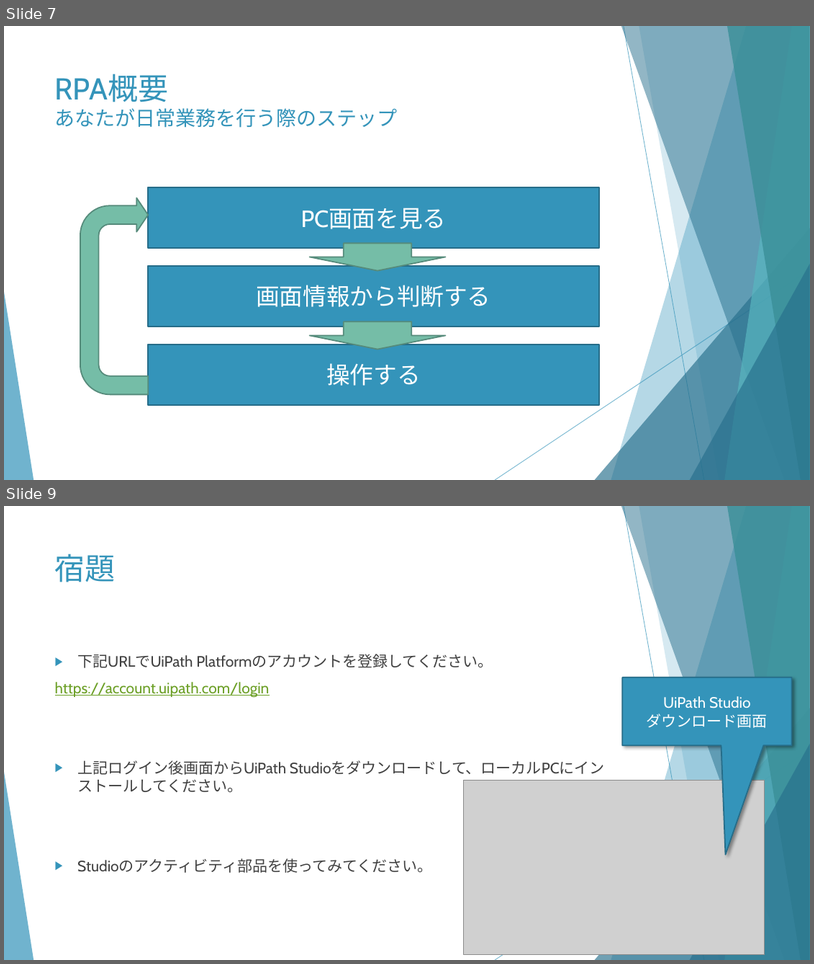
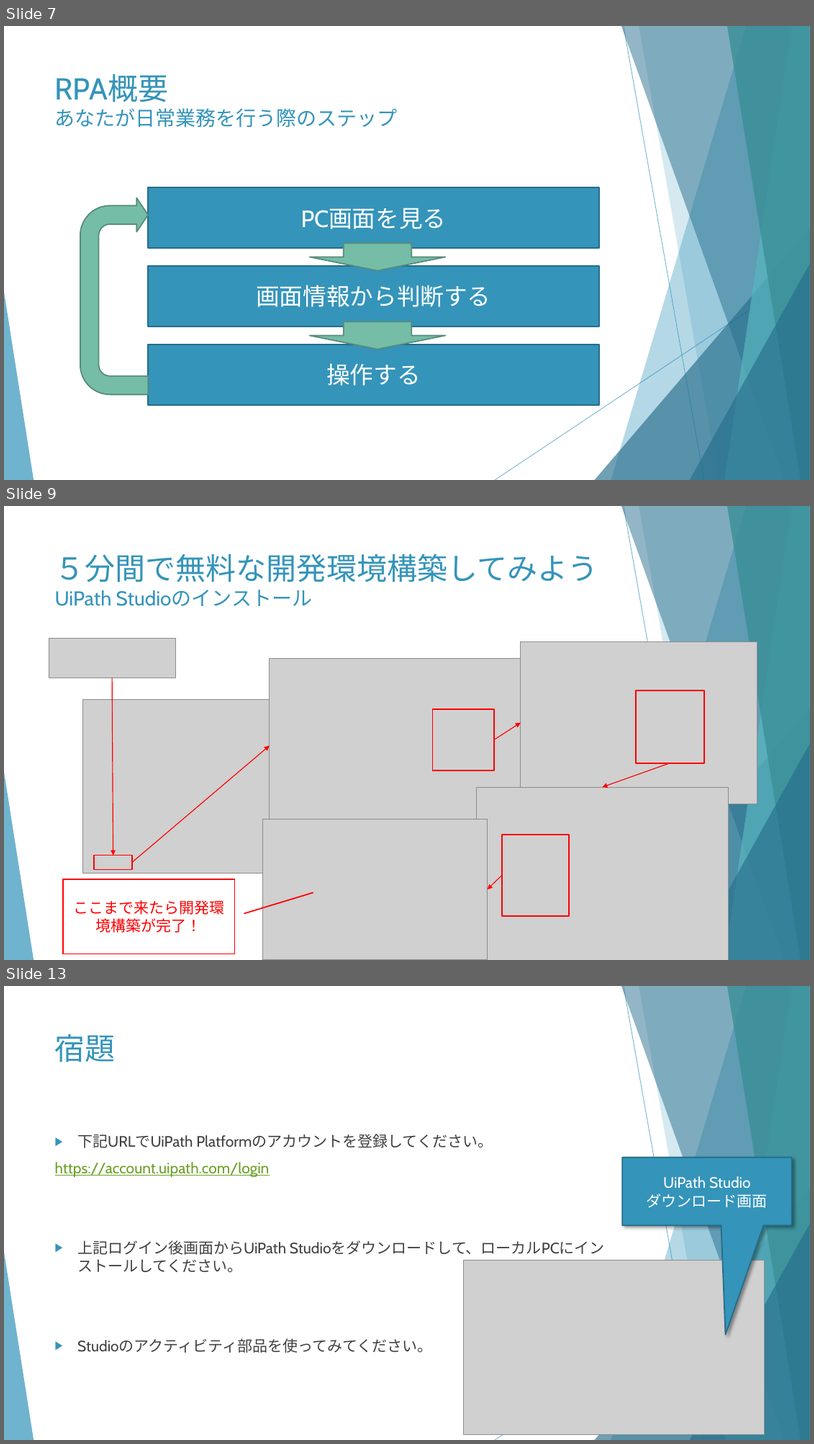
Before and after one commit to huangweijing/rpastudy, a slide deck: 020_RPA技術実施/20210218_RPA概要とUiPath環境構築/20210218_RPA概要とUiPath環境構築.pptx. Shown one above the other, each under a label of ours: slides 7 and 9 before the commit, slides 7, 9 and 13 after it; the slides between them are not shown. The pictures are 814x964 and 814x1444 pixels, drawn with LibreOffice and Linux fonts; fonts in the diff are those of the drawing; grey boxes stand for pictures. Boxes give left, top, right and bottom in pixels: in the first picture for what was removed or moved away, otherwise in the second. Text is boxed around its words. In the diff, an @@ line names an element or a change of style, - is before the commit and + after.

```diff
--- a/020_RPA技術実施/20210218_RPA概要とUiPath環境構築/20210218_RPA概要とUiPath環境構築.pptx
+++ b/020_RPA技術実施/20210218_RPA概要とUiPath環境構築/20210218_RPA概要とUiPath環境構築.pptx
@@ slide 9 added at (x1=4, y1=506, x2=810, y2=960), background #FFFFFF; not listed: 10 template elements that a slide beside it also shows @@
@@ title added at (x1=55, y1=554, x2=599, y2=606), 24 pt, text #3494BA @@
+５分間で無料な開発環境構築してみよう
+UiPath Studioのインストール
@@ picture added at (x1=49, y1=638, x2=175, y2=678) @@
@@ picture added at (x1=521, y1=641, x2=759, y2=803) @@
@@ arrow added from (112, 678) to (113, 855), #FF0000 1 pt @@
@@ picture added at (x1=270, y1=659, x2=525, y2=834) @@
@@ picture added at (x1=82, y1=700, x2=336, y2=873) @@
@@ rectangle added at (x1=636, y1=690, x2=705, y2=763), outline #FF0000 1.5 pt @@
@@ rectangle added at (x1=433, y1=709, x2=494, y2=771), outline #FF0000 1.5 pt @@
@@ arrow added from (494, 739) to (521, 723), #FF0000 1 pt @@
@@ arrow added from (132, 862) to (270, 746), #FF0000 1 pt @@
@@ arrow added from (670, 763) to (603, 787), #FF0000 1 pt @@
@@ picture added at (x1=476, y1=787, x2=729, y2=960) @@
@@ picture added at (x1=262, y1=818, x2=487, y2=960) @@
@@ rectangle added at (x1=502, y1=834, x2=570, y2=916), outline #FF0000 1.5 pt @@
@@ rectangle added at (x1=94, y1=855, x2=131, y2=870), outline #FF0000 1.5 pt @@
@@ border callout added at (x1=63, y1=879, x2=234, y2=954), fill #FFFFFF, outline #FF0000 1.5 pt, 18 pt, text #FF0000 @@
+ここまで来たら開発環境構築が完了！
@@ arrow added from (502, 875) to (488, 889), #FF0000 1 pt @@
@@ what was slide 9 is now slide 13 @@
```
Also in this commit, not shown: 2 slides changed, 3 other slides added.
